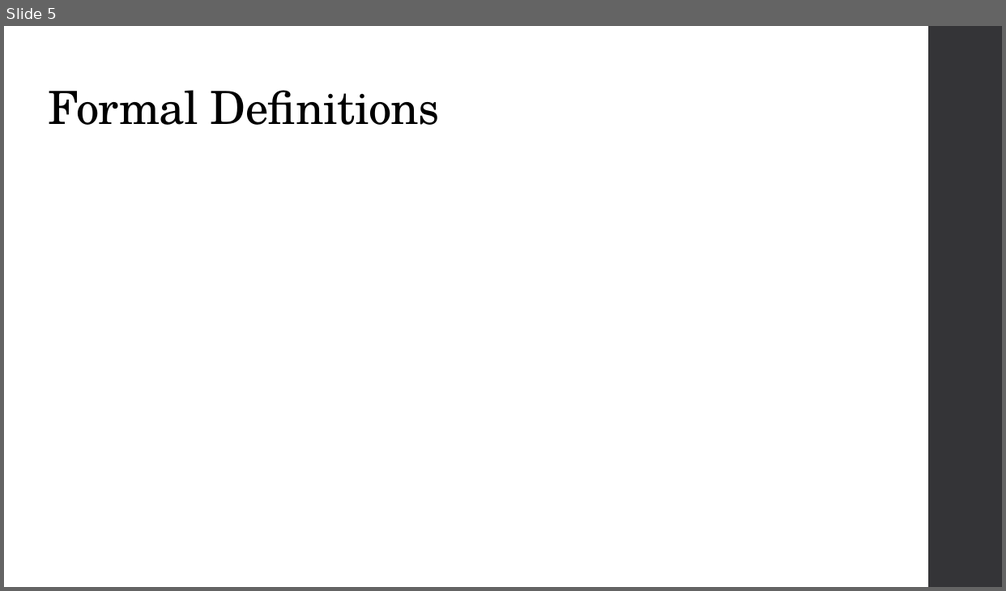
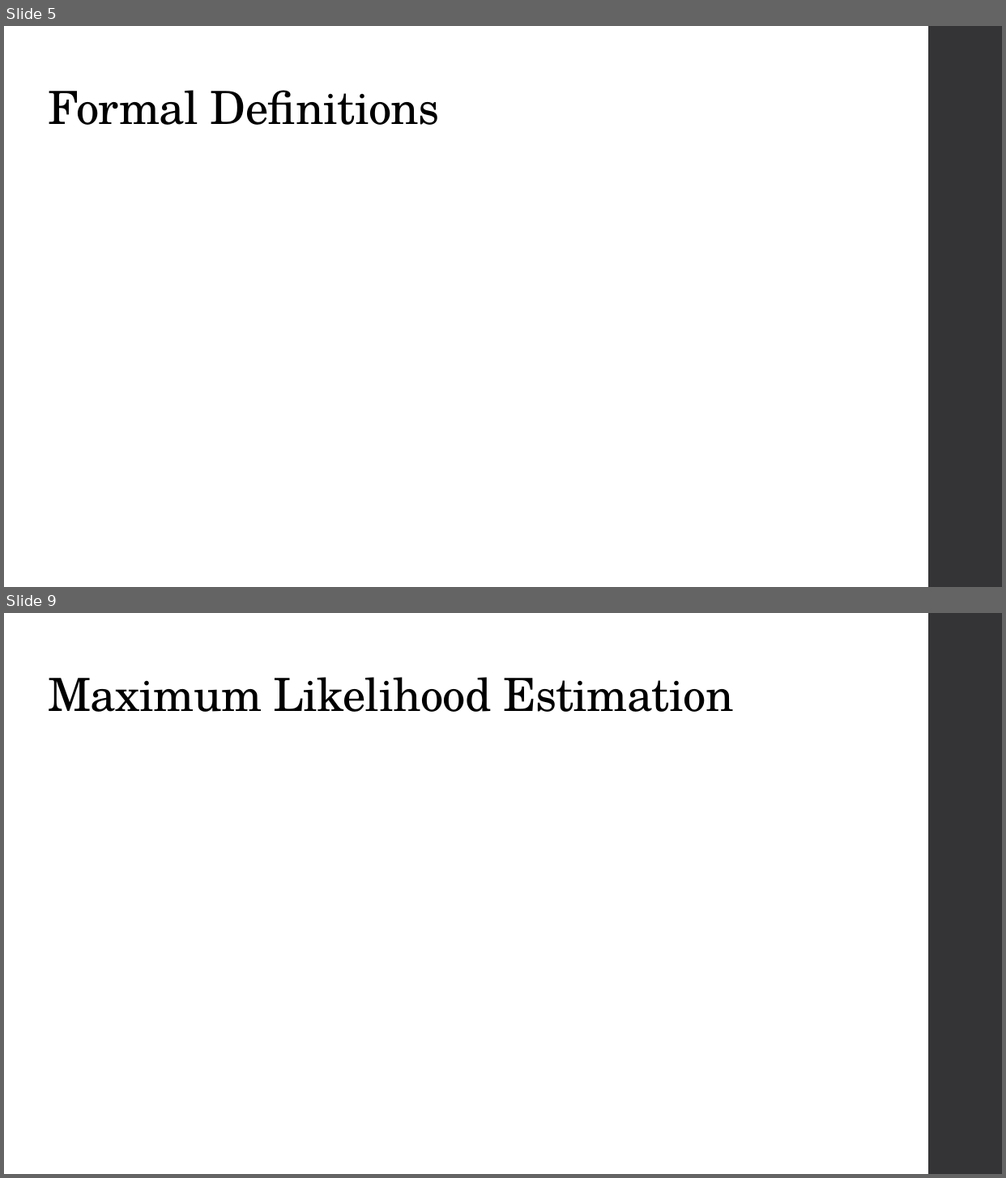
Before and after one commit to thisisashukla/survival-analysis, a slide deck: Survival Analytics.pptx. Shown one above the other, each under a label of ours: slide 5 before the commit, slides 5 and 9 after it; the slides between them are not shown. The pictures are 1006x591 and 1006x1178 pixels, drawn with LibreOffice and Linux fonts; fonts in the diff are those of the drawing; grey boxes stand for pictures. Boxes give left, top, right and bottom in pixels: in the first picture for what was removed or moved away, otherwise in the second. Text is boxed around its words. In the diff, an @@ line names an element or a change of style, - is before the commit and + after.

```diff
--- a/Survival Analytics.pptx
+++ b/Survival Analytics.pptx
@@ slide 9 added at (4, 613, 1002, 1174), background #FFFFFF; not listed: 1 template element that a slide beside it also shows @@
@@ title added at (48, 677, 733, 712), 33 pt, text #000000 @@
+Maximum Likelihood Estimation
```
Also in this commit, not shown: 4 slides changed, 2 other slides added, 4 other files.
